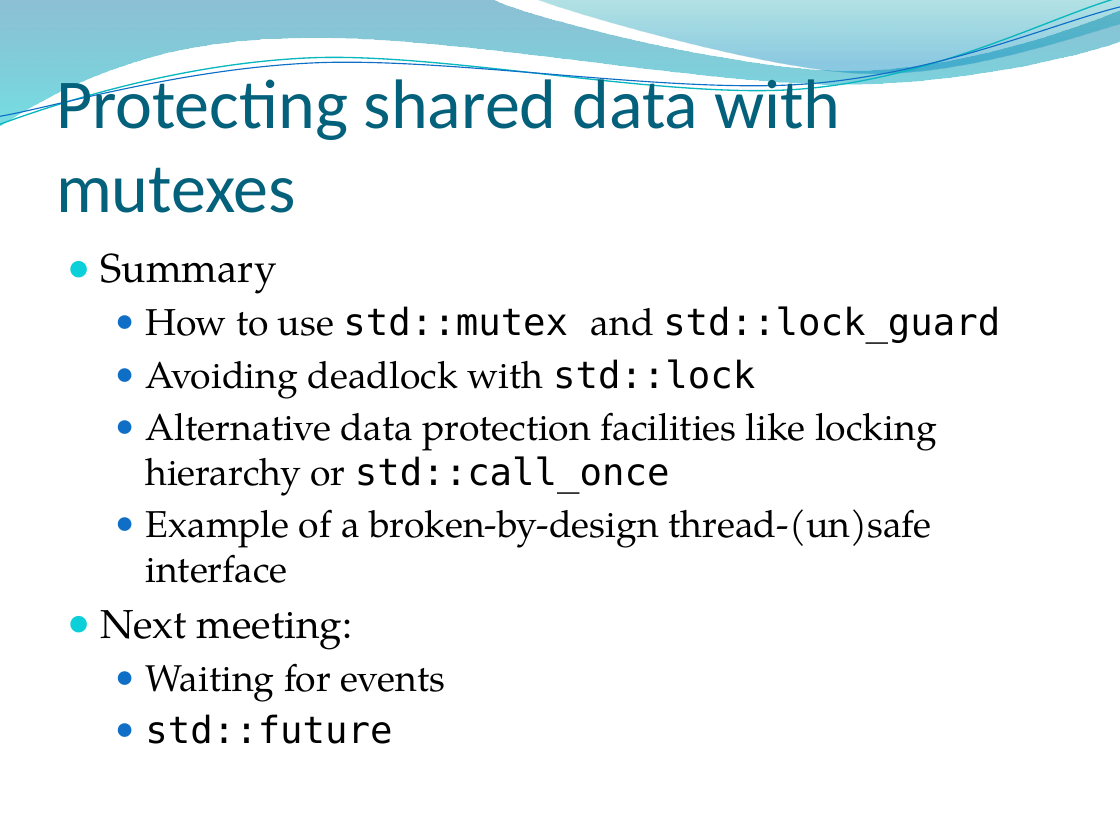
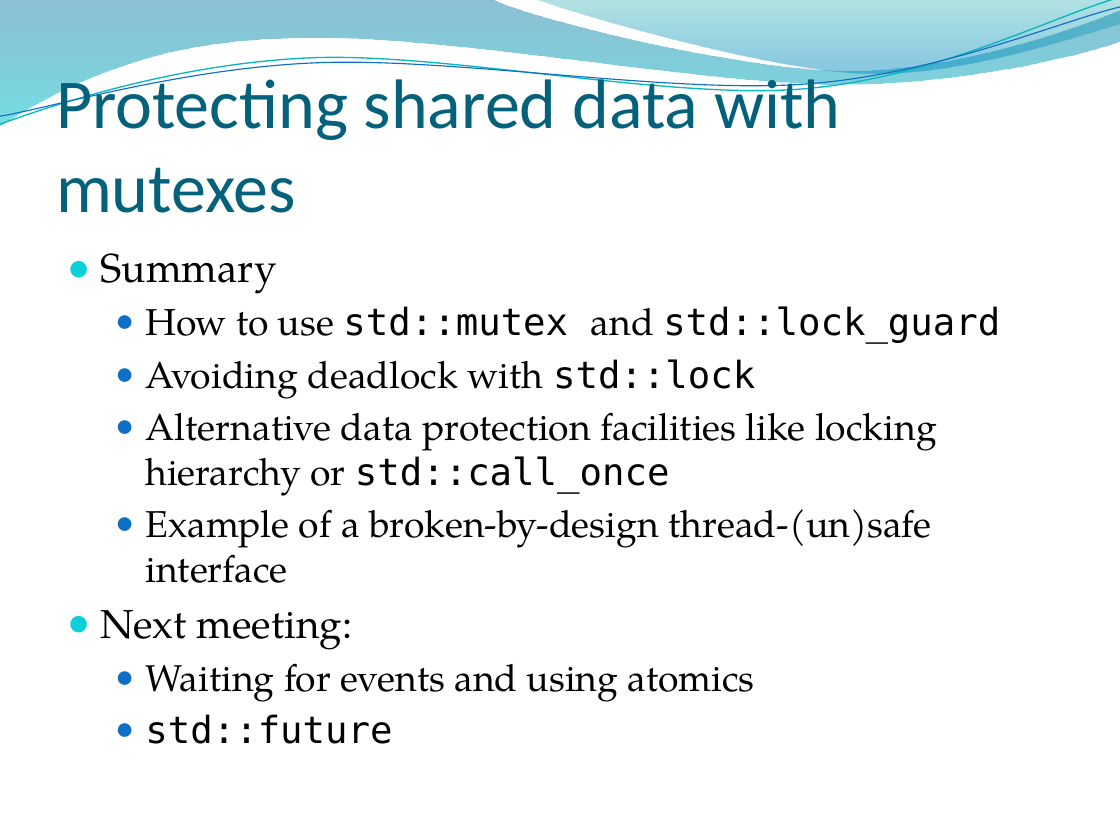
Before and after one commit to pabloribalta/Concurrency, a slide deck: slide 17 of s2/session-2.pptx (slide 12 before the commit). Drawn at 1120x840 pixels with LibreOffice and Linux fonts; fonts in the diff are those of the drawing; background and template pictures are left out. Boxes give left, top, right and bottom in pixels: in the first picture for what was removed or moved away, otherwise in the second. Text is boxed around its words. In the diff, an @@ line names an element or a change of style, - is before the commit and + after.

```diff
--- a/s2/session-2.pptx
+++ b/s2/session-2.pptx
@@ text at (145, 663, 755, 702): text changed @@
-  ● Waiting for events
+  ● Waiting for events and using atomics
```
Also in this commit, not shown: 1 other slide changed, 5 slides added, 1 other file.
